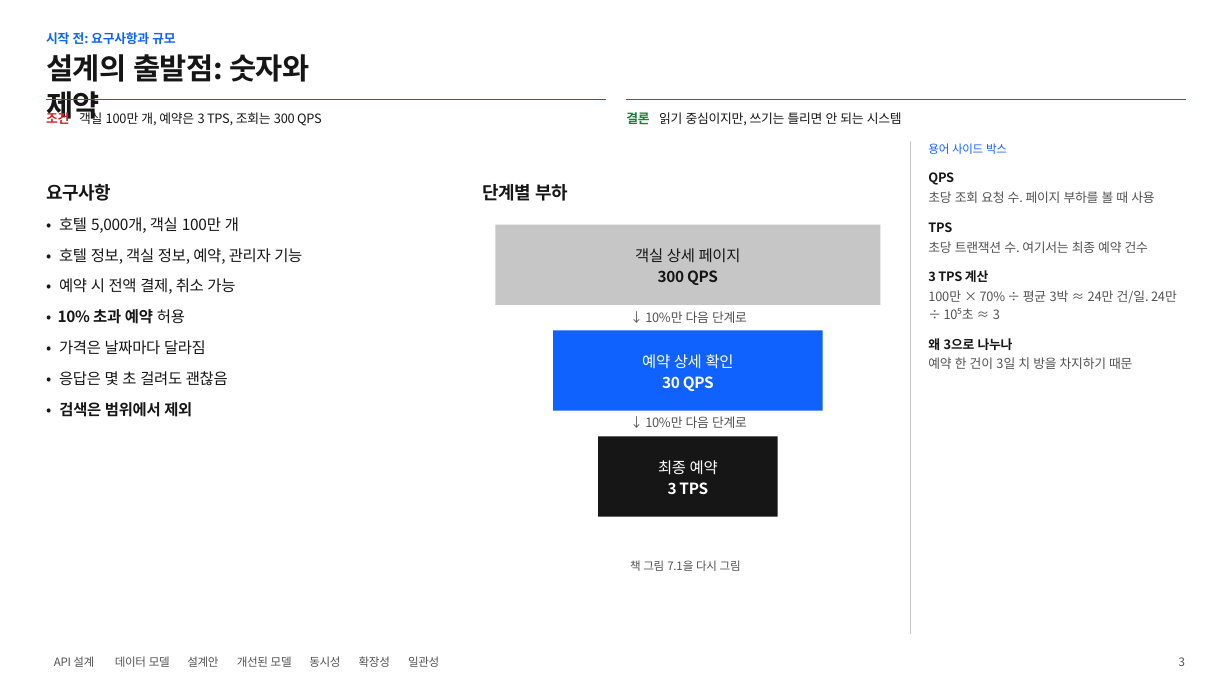
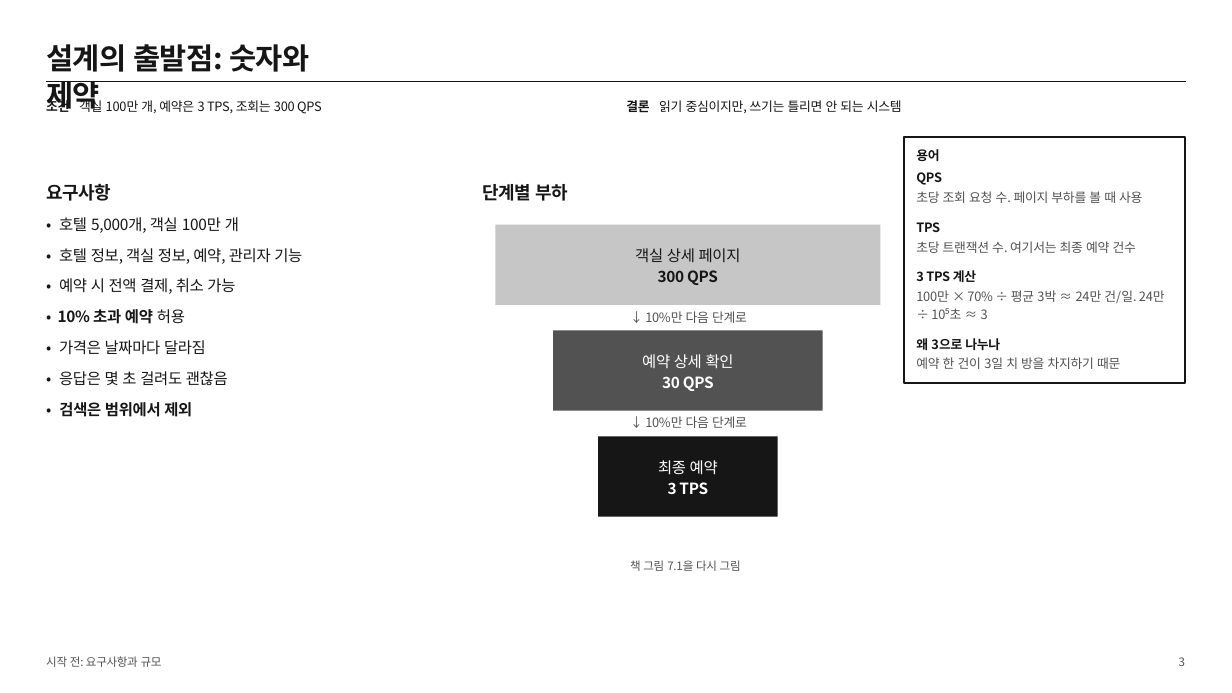
Before and after one commit to likelion-khu-BE/system-design-study, a slide deck: slide 3 of w05-호텔-예약-시스템/발표자료/호텔 예약 시스템 발표자료_윤선재.pptx. Drawn at 1232x693 pixels with LibreOffice and Linux fonts; fonts in the diff are those of the drawing. Boxes give left, top, right and bottom in pixels: in the first picture for what was removed or moved away, otherwise in the second. Text is boxed around its words. In the diff, an @@ line names an element or a change of style, - is before the commit and + after.

```diff
--- a/w05-호텔-예약-시스템/발표자료/호텔 예약 시스템 발표자료_윤선재.pptx
+++ b/w05-호텔-예약-시스템/발표자료/호텔 예약 시스템 발표자료_윤선재.pptx
@@ line added from (46, 81) to (1186, 81), #161616 1.5 pt @@
@@ text "조건" at (46,98,69,116): text colour #DA1E28 to #161616 @@
@@ line removed from (46, 99) to (606, 99) @@
@@ 4 texts, 1 title: place and size @@
-4 texts, 1 title at (46,54,902,127)
+4 texts, 1 title at (46,44,902,116)
@@ text "결론" at (626,100,649,112): text colour #198038 to #161616 @@
@@ line removed from (626, 99) to (1186, 99) @@
@@ rectangle added at (904,137,1185,383), outline #161616 2.25 pt @@
@@ line removed from (910, 141) to (910, 634) @@
@@ text at (916,149,939,161): text changed; size 13.5 to 15 pt; text colour #0F62FE to #161616; bold on @@
-용어 사이드 박스
+용어
@@ rectangle at (553,330,823,410): fill #0F62FE to #525252 @@
@@ 8 texts: place and size @@
-8 texts at (928,172,1177,369)
+8 texts at (916,172,1165,369)
@@ text "시작 전: 요구사항과 규모": place and size @@
-text "시작 전: 요구사항과 규모" at (46,32,175,44)
+text "시작 전: 요구사항과 규모" at (46,656,162,667)
@@ text "시작 전: 요구사항과 규모" at (46,656,162,667): size 15 to 13.5 pt, text colour #0F62FE to #525252, bold off; line spacing 21pt to 17.5pt @@
@@ text removed at (54,656,94,667) @@
-API 설계
@@ text removed at (115,656,170,667) @@
-데이터 모델
@@ text removed at (187,656,218,667) @@
-설계안
@@ text removed at (237,656,292,667) @@
-개선된 모델
@@ text removed at (309,656,340,667) @@
-동시성
@@ text removed at (359,656,390,667) @@
-확장성
@@ text removed at (408,656,439,667) @@
-일관성
```
Also in this commit, not shown: 18 other slides changed, 2 slides added, 7 slides removed, 1 other file.
